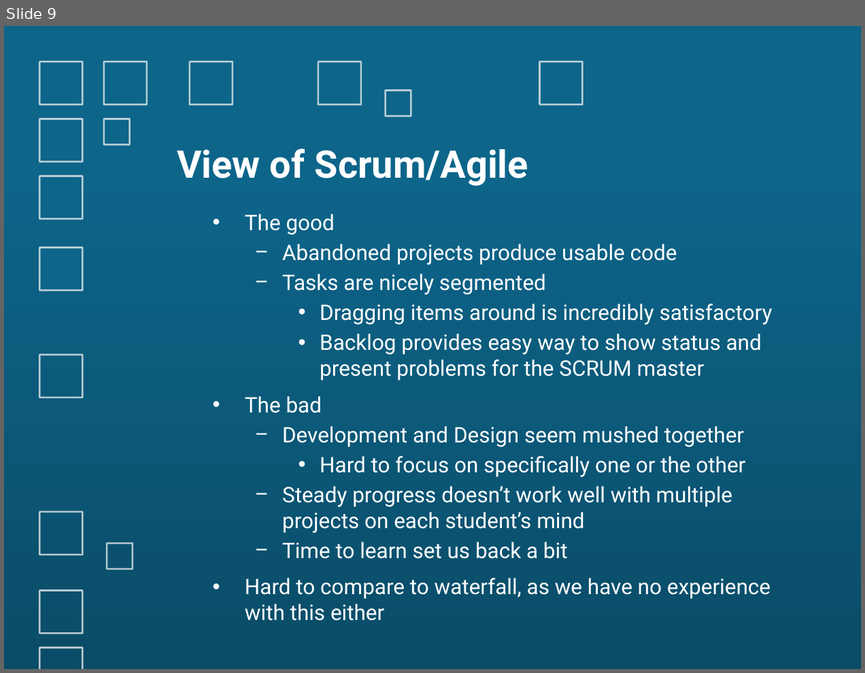
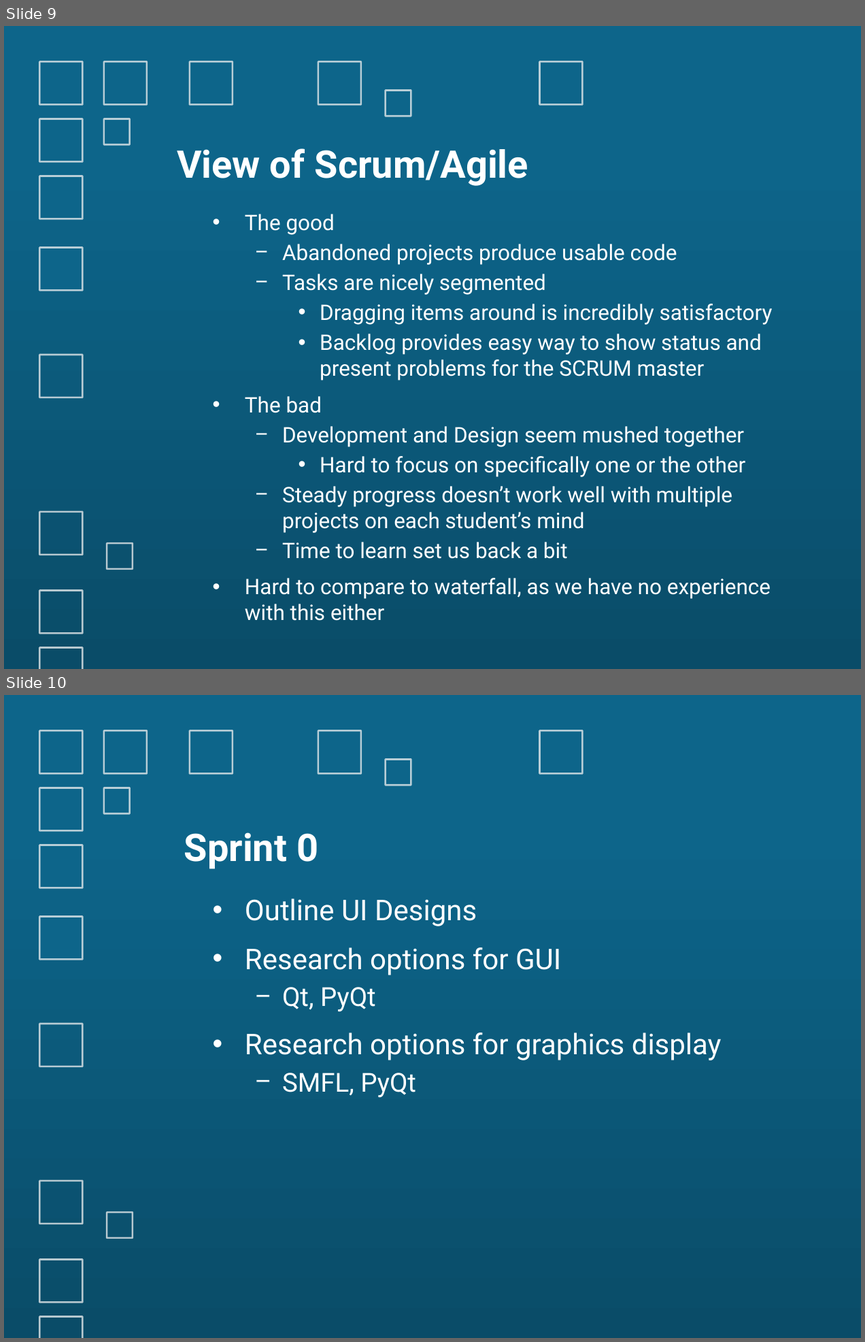
Before and after one commit to gate23/ace, a slide deck: docs/ACE_Team_Design.pptx. Shown one above the other, each under a label of ours: slide 9 before the commit, slides 9 and 10 after it. The pictures are 865x673 and 865x1342 pixels, drawn with LibreOffice and Linux fonts; fonts in the diff are those of the drawing. Boxes give left, top, right and bottom in pixels: in the first picture for what was removed or moved away, otherwise in the second. Text is boxed around its words. In the diff, an @@ line names an element or a change of style, - is before the commit and + after.

```diff
--- a/docs/ACE_Team_Design.pptx
+++ b/docs/ACE_Team_Design.pptx
@@ slide 10 added at (4, 695, 861, 1338), background gradient #0D658A to #0A4C68; not listed: 15 template elements that a slide beside it also shows @@
@@ title added at (184, 832, 318, 869), 32 pt, text #FFFFFF, bold @@
+Sprint 0
@@ text added at (245, 898, 721, 1098), 24 pt, text #FFFFFF @@
+• Outline UI Designs
+• Research options for GUI
+  − Qt, PyQt
+• Research options for graphics display
+  − SMFL, PyQt
```
Also in this commit, not shown: 1 slide changed, 5 other slides added, 3 slides removed.
